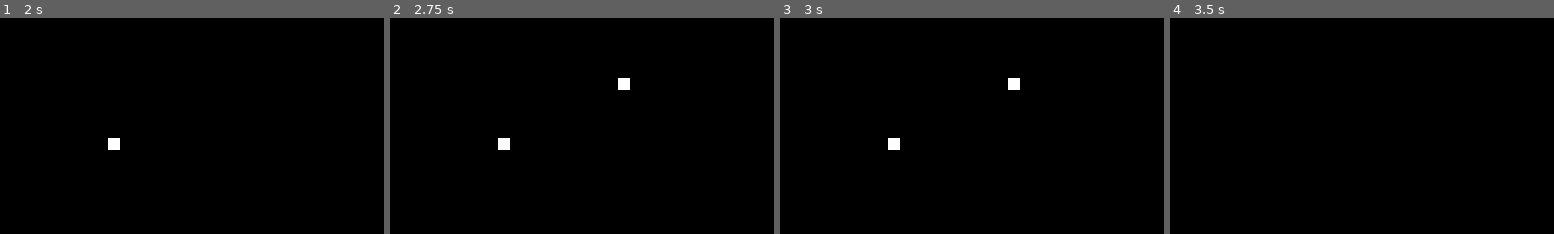
Above: before the commit, frames 1-4 (left to right).
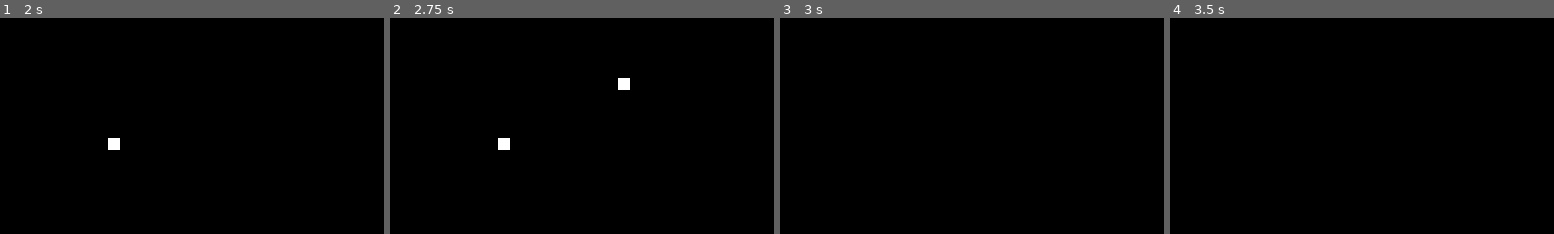
Above: after the commit, the same moments.

Repository: BudinoSurelySweet/Game-of-Life
Game: Godot game, scene res://scenes/world.tscn
Two runs of this game, one before a commit and one after it. Both use one fixed random seed, a clock stepped at 60 frames per second and the inputs below.
Inputs (mouse positions are in pixels of both pictures, inside the frame that each line leads up to):
- Up to frame 1 (2 s): tap Enter at 0.5 s; move the mouse to (276, 115) at 0.52 s; hold Space (start_life) 0.53-1.28 s; click (276, 115) at 0.67 s; move the mouse to (115, 136) at 1.27 s; tap Space (start_life) at 1.35 s; click (115, 136) at 1.42 s
- Up to frame 2 (2.75 s): tap Space (start_life) at 2 s; move the mouse to (620, 78) at 2.02 s; hold Space (start_life) from 2.03 s (still down); click (620, 78) at 2.17 s
- Up to frame 3 (3 s): move the mouse to (952, 169) at 2.77 s; release Space (start_life) at 2.78 s; tap Space (start_life) at 2.85 s; click (952, 169) at 2.92 s
- Up to frame 4 (3.5 s): no input

Frames 1-2 are identical in both runs. In frame 3, 0.3% of the frame differs, in the area x 28-63%, y 27-62%; in frame 4, nothing differs.

Commit message:
Rafined the scene added camera movement and zoom, changed and rafined the cells script

Diff:
--- a/project.godot
+++ b/project.godot
@@ -11,6 +11,7 @@
 [application]
 
 config/name="A Complex Way of Living"
+config/tags=PackedStringArray("4.2.1", "ongoing", "original")
 run/main_scene="res://scenes/world.tscn"
 config/features=PackedStringArray("4.2", "Forward Plus")
 config/icon="res://icon.svg"
--- /dev/null
+++ b/scenes/Camera2D.gd
@@ -0,0 +1,49 @@
+extends Camera2D
+
+class_name PanningCamera2D
+
+const MIN_ZOOM: float = 0.5
+const MAX_ZOOM: float = 2.5
+const ZOOM_RATE: float = 8.0
+const ZOOM_INCREMENT: float = 0.5
+
+var _target_zoom: float = 1.0
+var disable_camera_movement: bool = false
+
+
+func _physics_process(delta: float) -> void:
+	zoom = lerp(zoom, _target_zoom * Vector2.ONE, ZOOM_RATE * delta)
+	set_physics_process(not is_equal_approx(zoom.x, _target_zoom))
+
+
+func _unhandled_input(event: InputEvent) -> void:
+	if not disable_camera_movement:
+		if event is InputEventMouseButton:
+			if event.is_pressed():
+				if event.button_index == MOUSE_BUTTON_WHEEL_UP:
+					zoom_out()
+				if event.button_index == MOUSE_BUTTON_WHEEL_DOWN:
+					zoom_in()
+				if event.double_click:
+					focus_position(get_global_mouse_position())
+		if event is InputEventMouseMotion:
+			if event.button_mask == MOUSE_BUTTON_MASK_MIDDLE:
+				if zoom < Vector2(1.5, 1.5):
+					position -= event.relative * zoom / 1
+				else:
+					position -= event.relative * zoom / 3
+
+
+func zoom_in() -> void:
+	_target_zoom = max(_target_zoom - ZOOM_INCREMENT, MIN_ZOOM)
+	set_physics_process(true)
+
+
+func zoom_out() -> void:
+	_target_zoom = min(_target_zoom + ZOOM_INCREMENT, MAX_ZOOM)
+	set_physics_process(true)
+
+
+func focus_position(target_position: Vector2) -> void:
+	var _tween = get_tree().create_tween()
+	_tween.tween_property(self, "position", target_position, 0.2)
--- a/scenes/Cells.gd
+++ b/scenes/Cells.gd
@@ -1,17 +1,17 @@
 extends TileMap
 
-var map : int = 32
+const DEAD_CELL_ID : int = 0
+const LIVING_CELL_ID : int = 1
+
+var map : Vector2i = Vector2i(32, 18)
+var _cells_to_check : Dictionary
 var _next_generation_cells : Dictionary
+
 var _edit_mode : bool = true
 var _mouse_left_click_pressed : bool = false
 var _mouse_right_click_pressed : bool = false
-var _prev_mouse_pos : Vector2i
-var _mouse_pos : Vector2i :
-	set(new_value):
-		_mouse_pos = new_value
 
-		if _prev_mouse_pos != _mouse_pos:
-			_prev_mouse_pos = _mouse_pos
+var _mouse_pos : Vector2i
 
 @onready var next_generation_timer : Timer = $NextGeneration
 
@@ -19,9 +19,9 @@
 func _ready():
 	next_generation_timer.connect("timeout", _next_generation)
 
-	for x in map:
-		for y in map:
-			set_cell(0, Vector2i(x, y), false, Vector2i(0, 0))
+	for x in map.x:
+		for y in map.y:
+			set_cell(0, Vector2i(x, y), DEAD_CELL_ID, Vector2i(0, 0))
 
 
 func _input(event):
@@ -31,13 +31,16 @@
 	if _edit_mode:
 		next_generation_timer.stop()
 
+		# click mouse button
 		if event is InputEventMouseButton:
 			if event.is_pressed():
+				# fai nacere la cella selezionata
 				if event.button_index == MOUSE_BUTTON_LEFT:
 					_mouse_left_click_pressed = true
 
 					_born()
 
+				# fai morire la cella selezionata
 				if event.button_index == MOUSE_BUTTON_RIGHT:
 					_mouse_right_click_pressed = true
 
@@ -50,33 +53,37 @@
 				if event.button_index == MOUSE_BUTTON_RIGHT:
 					_mouse_right_click_pressed = false
 
+		# hold mouse button
 		if event is InputEventMouseMotion:
+			# fai nacere la cella selezionata
 			if _mouse_left_click_pressed:
 				_born()
 
+			# fai morire la cella selezionata
 			if _mouse_right_click_pressed:
 				_death()
 	else:
-		next_generation_timer.start()
+		if next_generation_timer.time_left == 0:
+			next_generation_timer.start()
 
 
 func _born() -> void:
 	# get the mouse global position without the decimal number
 	_mouse_pos = Vector2i(get_global_mouse_position())
 
-	set_cell(0, _mouse_pos, true, Vector2i(0, 0))
+	set_cell(0, _mouse_pos, LIVING_CELL_ID, Vector2i(0, 0))
 
 
 func _death() -> void:
 	# get the mouse global position without the decimal number
 	_mouse_pos = Vector2i(get_global_mouse_position())
 
-	set_cell(0, _mouse_pos, false, Vector2i(0, 0))
+	set_cell(0, _mouse_pos, DEAD_CELL_ID, Vector2i(0, 0))
 
 
 func _next_generation() -> void:
-	for x in map:
-		for y in map:
+	for x in map.x:
+		for y in map.y:
 			var curr_cell_status = get_cell_source_id(0, Vector2i(x, y))
 			var adjacent_cells_pos : Array = [
 				Vector2i(x-1, y-1),
@@ -95,25 +102,26 @@
 				if get_cell_source_id(0, cell_pos) == 1:
 					adjacent_living_cells += 1
 
+			# rules
 			if curr_cell_status:
 				if adjacent_living_cells < 2 or adjacent_living_cells > 3:
-					# la cella muore
+					# la cella muore per effetto di isolamento (<2) o per effetto di sovrappopolazione (>3)
 					_next_generation_cells[str(Vector2i(x, y))] = {
 						"Position" : Vector2i(x, y),
-						"Life" : false
+						"Life" : DEAD_CELL_ID
 					}
 				elif adjacent_living_cells == 2 or adjacent_living_cells == 3:
 					# la cella vive
 					_next_generation_cells[str(Vector2i(x, y))] = {
 						"Position" : Vector2i(x, y),
-						"Life" : true
+						"Life" : LIVING_CELL_ID
 					}
 			else:
 				if adjacent_living_cells == 3:
-					# la cella nasce
+					# la cella nasce per effetto di riproduzione
 					_next_generation_cells[str(Vector2i(x, y))] = {
 						"Position" : Vector2i(x, y),
-						"Life" : true
+						"Life" : LIVING_CELL_ID
 					}
 
 	for cell in _next_generation_cells:
--- a/scenes/world.tscn
+++ b/scenes/world.tscn
@@ -1,8 +1,9 @@
-[gd_scene load_steps=7 format=3 uid="uid://g7c6irwym6v3"]
+[gd_scene load_steps=8 format=3 uid="uid://g7c6irwym6v3"]
 
 [ext_resource type="Texture2D" uid="uid://8tkrjoneym1q" path="res://assets/dead_cell.png" id="1_l0d7q"]
 [ext_resource type="Texture2D" uid="uid://d1mowu4q1edhd" path="res://assets/living_cell.png" id="2_2ufd1"]
 [ext_resource type="Script" path="res://scenes/Cells.gd" id="3_pbhub"]
+[ext_resource type="Script" path="res://scenes/Camera2D.gd" id="4_oafe0"]
 
 [sub_resource type="TileSetAtlasSource" id="TileSetAtlasSource_lmeev"]
 resource_name = "dead_cell"
@@ -22,6 +23,8 @@
 sources/0 = SubResource("TileSetAtlasSource_lmeev")
 
 [node name="World" type="Node2D"]
+metadata/_edit_vertical_guides_ = [320.0]
+metadata/_edit_horizontal_guides_ = [180.0]
 
 [node name="Cells" type="TileMap" parent="."]
 tile_set = SubResource("TileSet_euk75")
@@ -31,3 +34,7 @@
 [node name="NextGeneration" type="Timer" parent="Cells"]
 wait_time = 0.1
 one_shot = true
+
+[node name="Camera2D" type="Camera2D" parent="."]
+position = Vector2(16, 9)
+script = ExtResource("4_oafe0")
